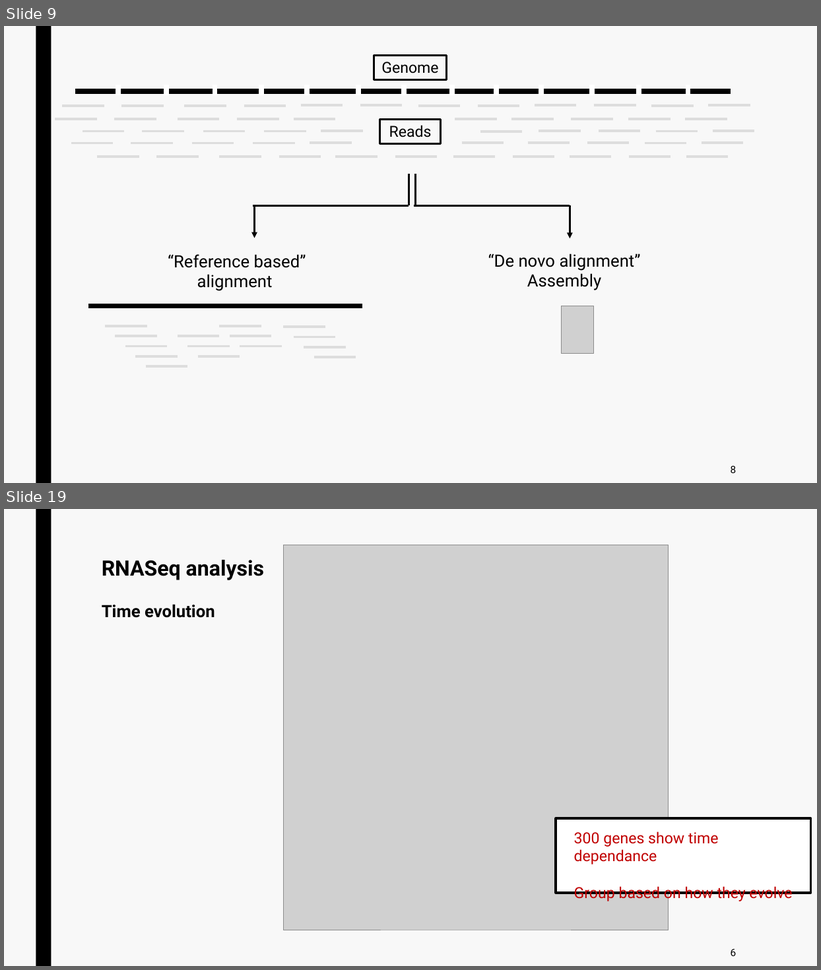
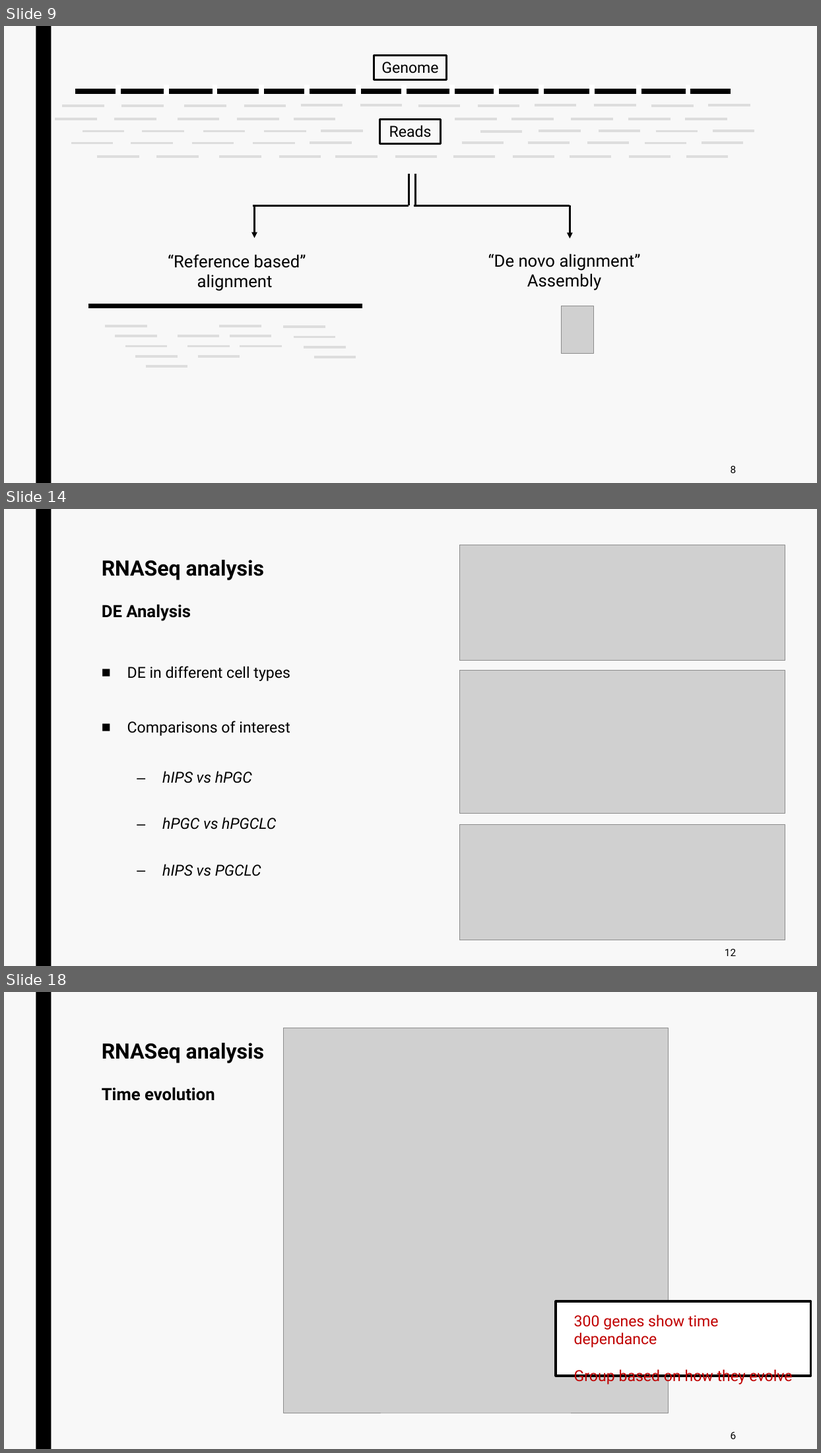
Before and after one commit to jurtasun/presentations, a slide deck: 202306_CRG_Postdoc/230623_GRG_Postdoc.ppt. Shown one above the other, each under a label of ours: slides 9 and 19 before the commit, slides 9, 14 and 18 after it; the slides between them are not shown. The pictures are 821x970 and 821x1453 pixels, drawn with LibreOffice and Linux fonts; fonts in the diff are those of the drawing; grey boxes stand for pictures. Boxes give left, top, right and bottom in pixels: in the first picture for what was removed or moved away, otherwise in the second. Text is boxed around its words. In the diff, an @@ line names an element or a change of style, - is before the commit and + after.

```diff
--- a/202306_CRG_Postdoc/230623_GRG_Postdoc.ppt
+++ b/202306_CRG_Postdoc/230623_GRG_Postdoc.ppt
@@ slide 14 added at (4,509,817,966), background #F8F8F8; not listed: 1 template element that a slide beside it also shows @@
@@ picture added at (460,545,785,660) @@
@@ title added at (102,560,264,621), 25 pt, text #000000, bold @@
+RNASeq analysis
+DE Analysis
@@ text added at (127,666,290,877), 18 pt, text #000000 @@
+■ DE in different cell types
+■ Comparisons of interest
+  – hIPS vs hPGC
+  – hPGC vs hPGCLC
+  – hIPS vs PGCLC
@@ picture added at (460,670,785,814) @@
@@ picture added at (460,825,785,940) @@
@@ text added at (725,949,736,956), 12 pt, text #000000 @@
+12
@@ what was slide 19 is now slide 18 @@
```
Also in this commit, not shown: 11 slides changed, 3 other slides added, 5 slides removed, 1 other file.
